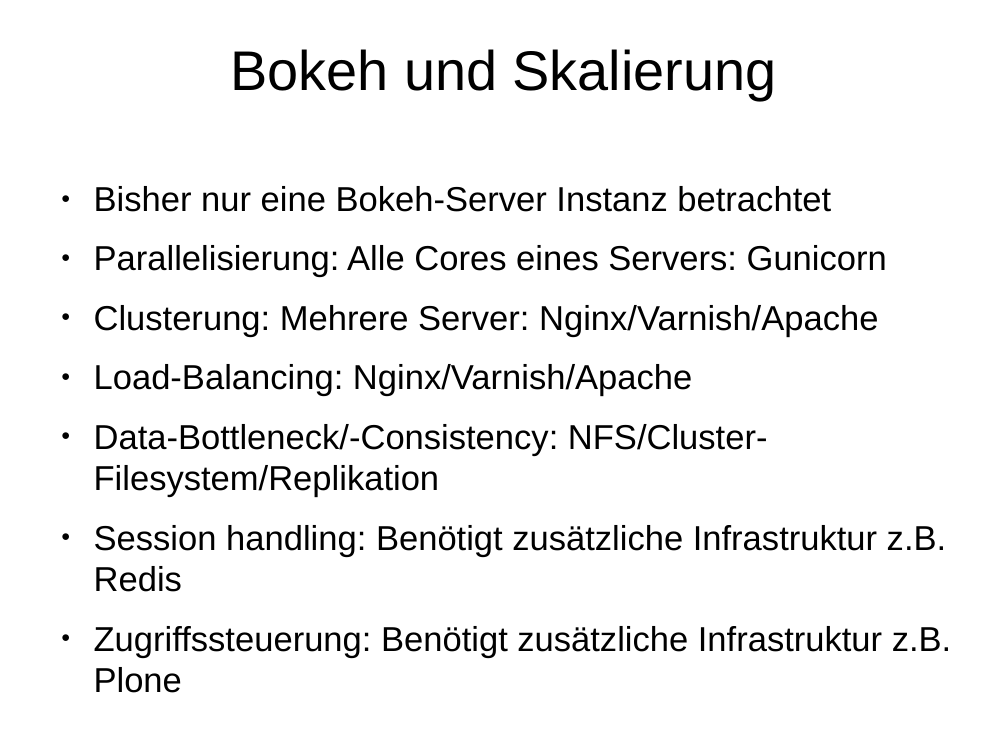
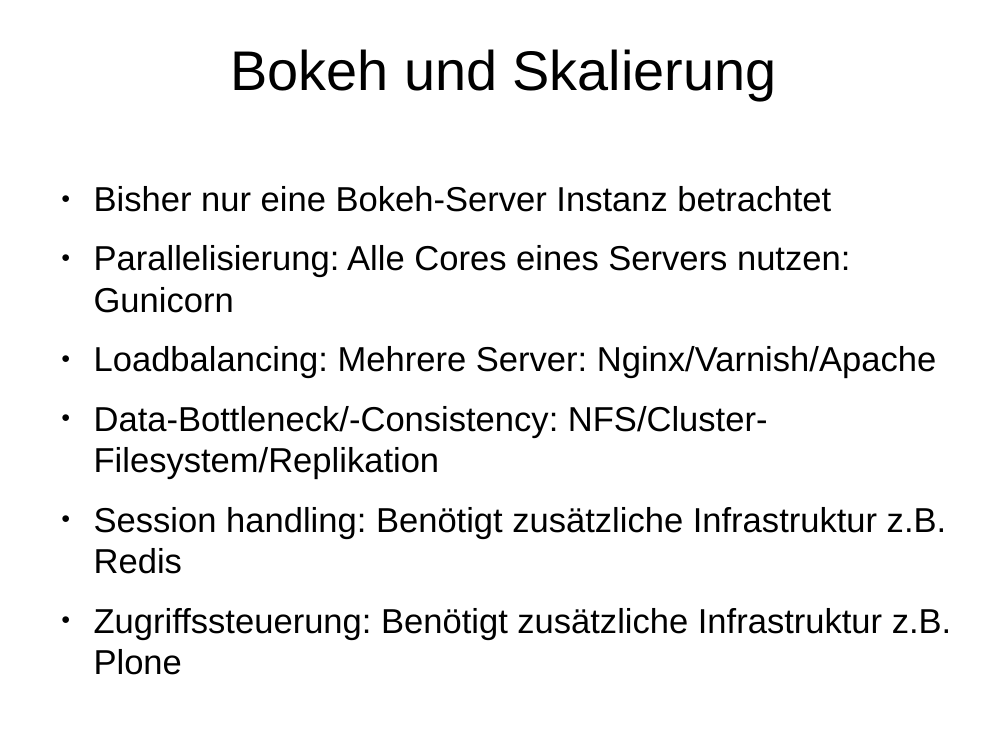
Before and after one commit to Inqbus/python_summit, a slide deck: slide 72 of vortrag/bokeh_sandra.odp (slide 69 before the commit). Drawn at 1008x756 pixels with LibreOffice and Linux fonts; fonts in the diff are those of the drawing. Boxes give left, top, right and bottom in pixels: in the first picture for what was removed or moved away, otherwise in the second. Text is boxed around its words. In the diff, an @@ line names an element or a change of style, - is before the commit and + after.

```diff
--- a/vortrag/bokeh_sandra.odp
+++ b/vortrag/bokeh_sandra.odp
@@ text at (x1=94, y1=245, x2=936, y2=379): text changed @@
-● Parallelisierung: Alle Cores eines Servers: Gunicorn
-● Clusterung: Mehrere Server: Nginx/Varnish/Apache
-● Load-Balancing: Nginx/Varnish/Apache
+● Parallelisierung: Alle Cores eines Servers nutzen: Gunicorn
+● Loadbalancing: Mehrere Server: Nginx/Varnish/Apache
```
Also in this commit, not shown: 8 other slides changed, 3 slides added.
